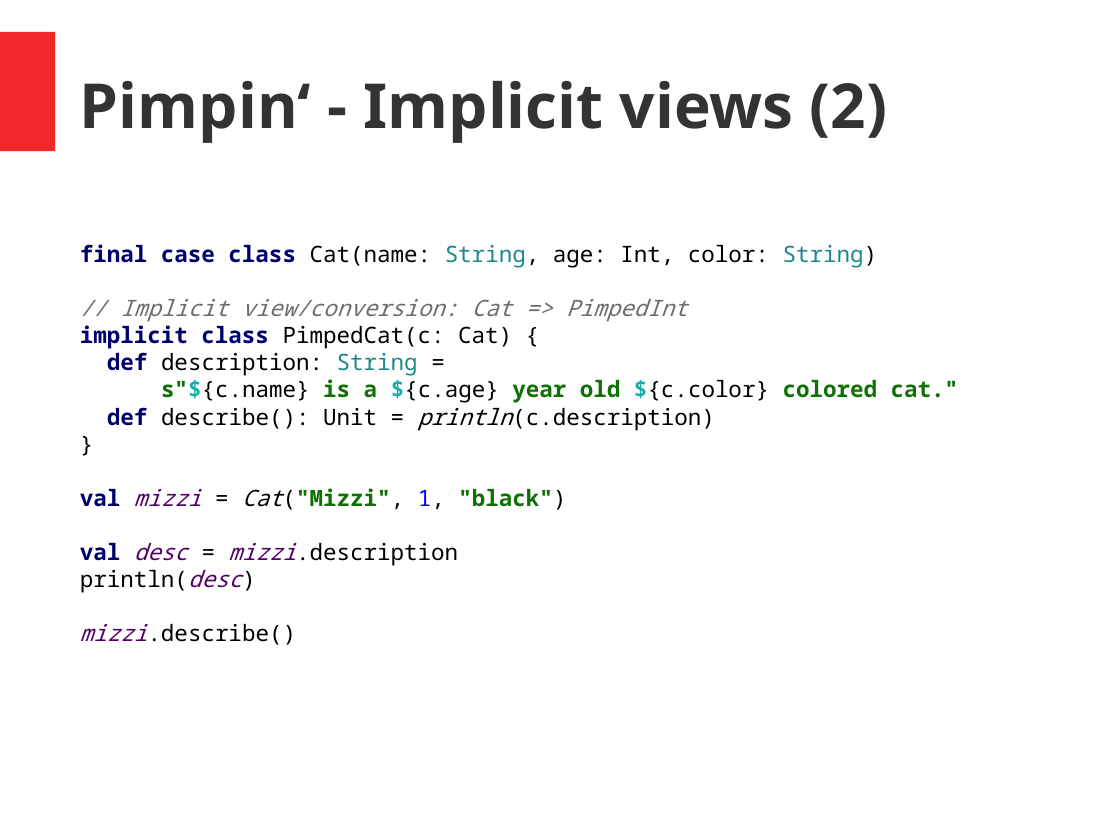
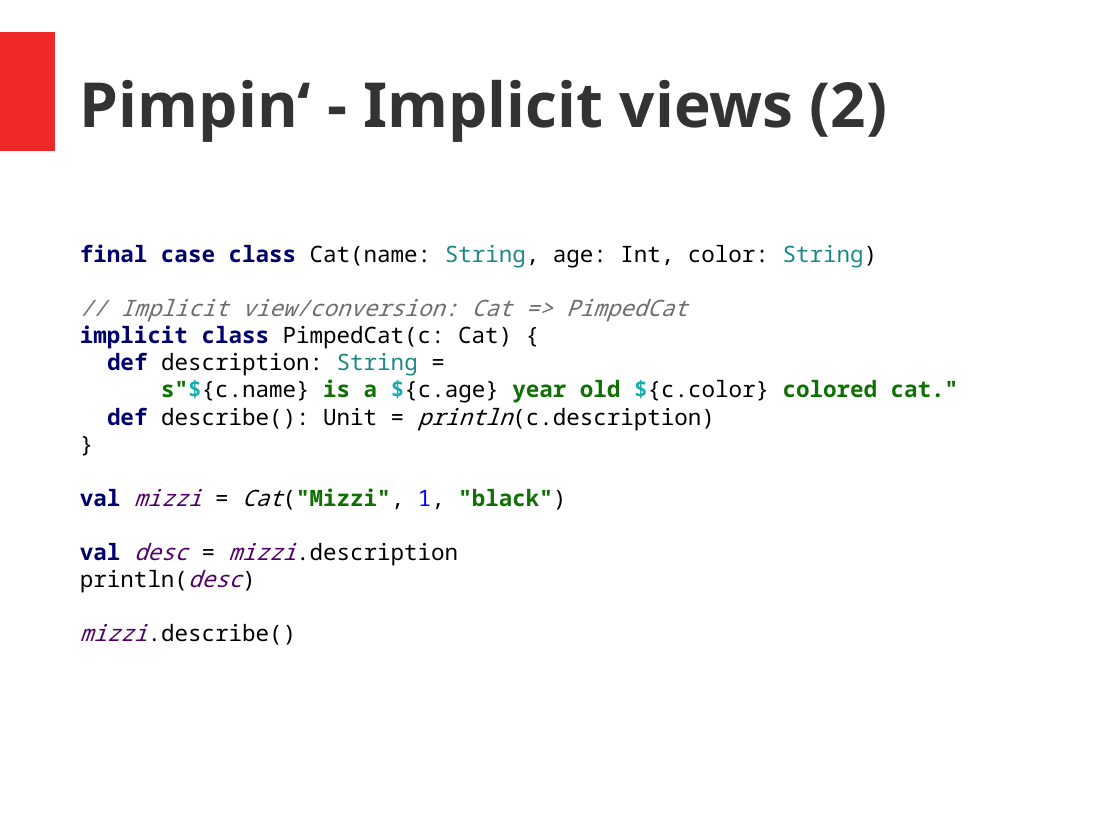
Before and after one commit to hermannhueck/typeclasses, a slide deck: slide 9 of Slides/TypeClasses.pptx (slide 8 before the commit). Drawn at 1120x840 pixels with LibreOffice and Linux fonts; fonts in the diff are those of the drawing. Boxes give left, top, right and bottom in pixels: in the first picture for what was removed or moved away, otherwise in the second. Text is boxed around its words. In the diff, an @@ line names an element or a change of style, - is before the commit and + after.

```diff
--- a/Slides/TypeClasses.pptx
+++ b/Slides/TypeClasses.pptx
@@ text at (x1=120, y1=299, x2=688, y2=322): text changed @@
-// Implicit view/conversion: Cat => PimpedInt
+// Implicit view/conversion: Cat => PimpedCat
```
Also in this commit, not shown: 34 other slides changed, 1 slide added, 1 other file.
